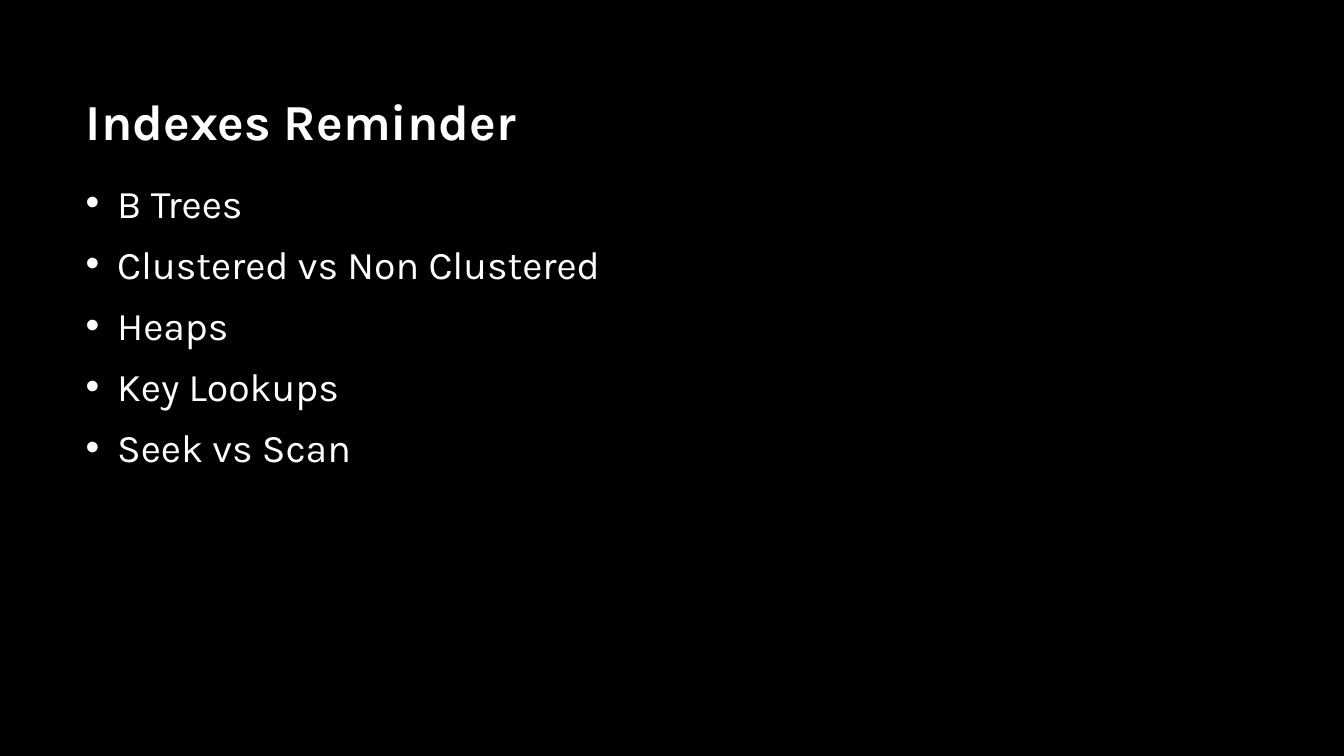
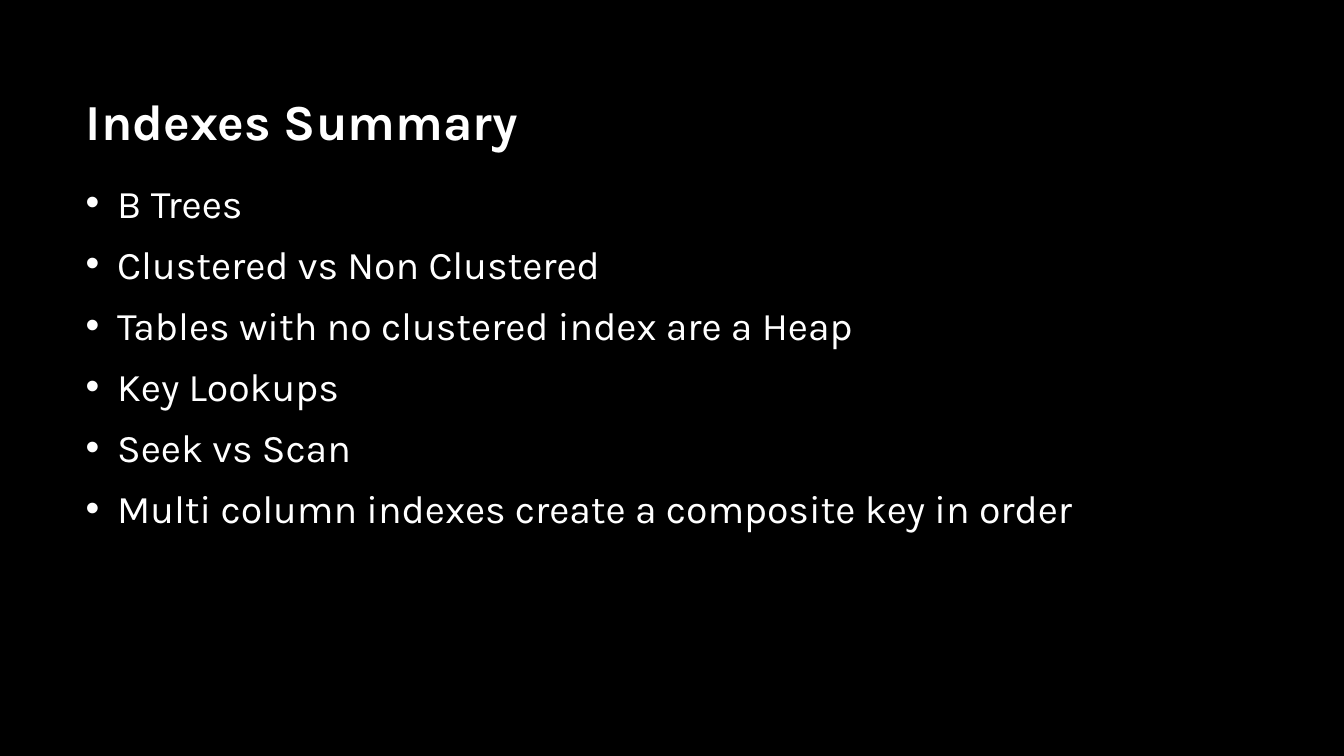
Before and after one commit to sabinio/SQLTraining, a slide deck: slide 12 of Slides/4. Performance.pptx (slide 7 before the commit). Drawn at 1344x756 pixels with LibreOffice and Linux fonts; fonts in the diff are those of the drawing; background and template pictures are left out. Boxes give left, top, right and bottom in pixels: in the first picture for what was removed or moved away, otherwise in the second. Text is boxed around its words. In the diff, an @@ line names an element or a change of style, - is before the commit and + after.

```diff
--- a/Slides/4. Performance.pptx
+++ b/Slides/4. Performance.pptx
@@ title at [86,105,518,152]: text changed @@
-Indexes Reminder
+Indexes Summary
@@ text at [117,313,853,350]: text changed @@
-• Heaps
+• Tables with no clustered index are a Heap
@@ text at [117,496,1072,533]: paragraph added @@
+• Multi column indexes create a composite key in order
```
Also in this commit, not shown: 8 other slides changed, 7 slides added.
